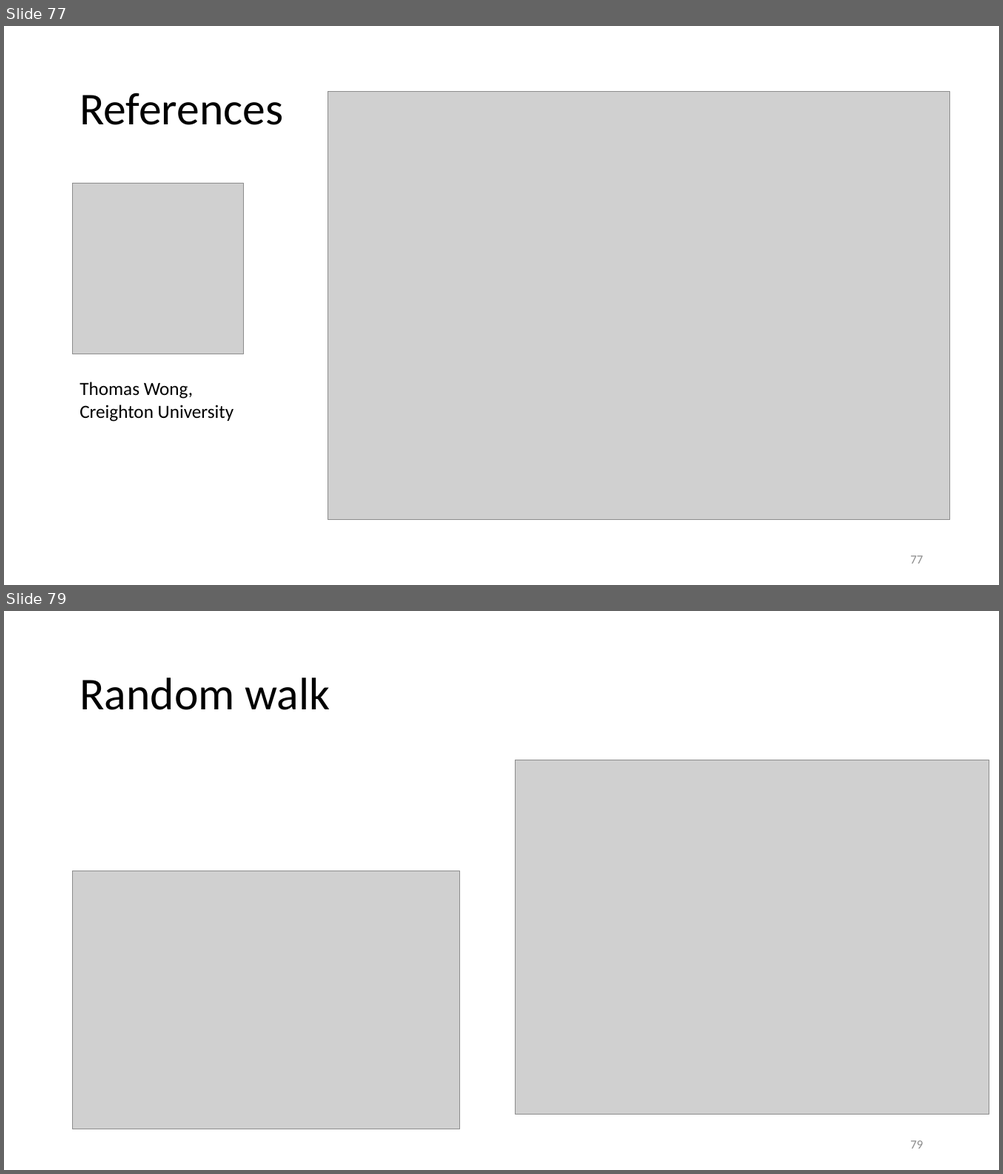
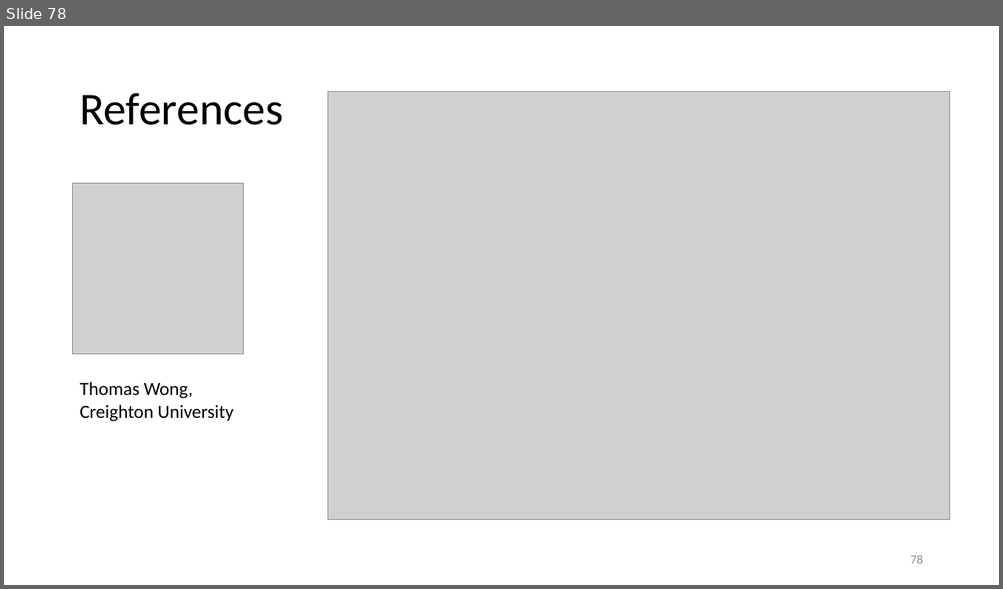
Before and after one commit to vutuanhai237/CourseMaterialsUIT, a slide deck: SExxx-Programming for quantum computer/Slide/4. quantum algo.pptx. Shown one above the other, each under a label of ours: slides 77 and 79 before the commit, slide 78 after it; the slides between them are not shown. The pictures are 1003x1174 and 1003x589 pixels, drawn with LibreOffice and Linux fonts; fonts in the diff are those of the drawing; grey boxes stand for pictures. Boxes give left, top, right and bottom in pixels: in the first picture for what was removed or moved away, otherwise in the second. Text is boxed around its words. In the diff, an @@ line names an element or a change of style, - is before the commit and + after.

```diff
--- a/SExxx-Programming for quantum computer/Slide/4. quantum algo.pptx
+++ b/SExxx-Programming for quantum computer/Slide/4. quantum algo.pptx
@@ slide 79 removed at [4,611,999,1170], background #FFFFFF @@
@@ title removed at [79,678,330,710] @@
-Random walk
@@ picture removed at [515,760,988,1116] @@
@@ picture removed at [73,871,460,1130] @@
@@ page number removed at [910,1141,922,1149] @@
-79
@@ what was slide 77 is now slide 78 @@
@@ page number at [910,555,922,564]: text changed @@
-77
+78
```
Also in this commit, not shown: 9 slides changed, 1 slide added, 23 other slides removed, 7 other files.
